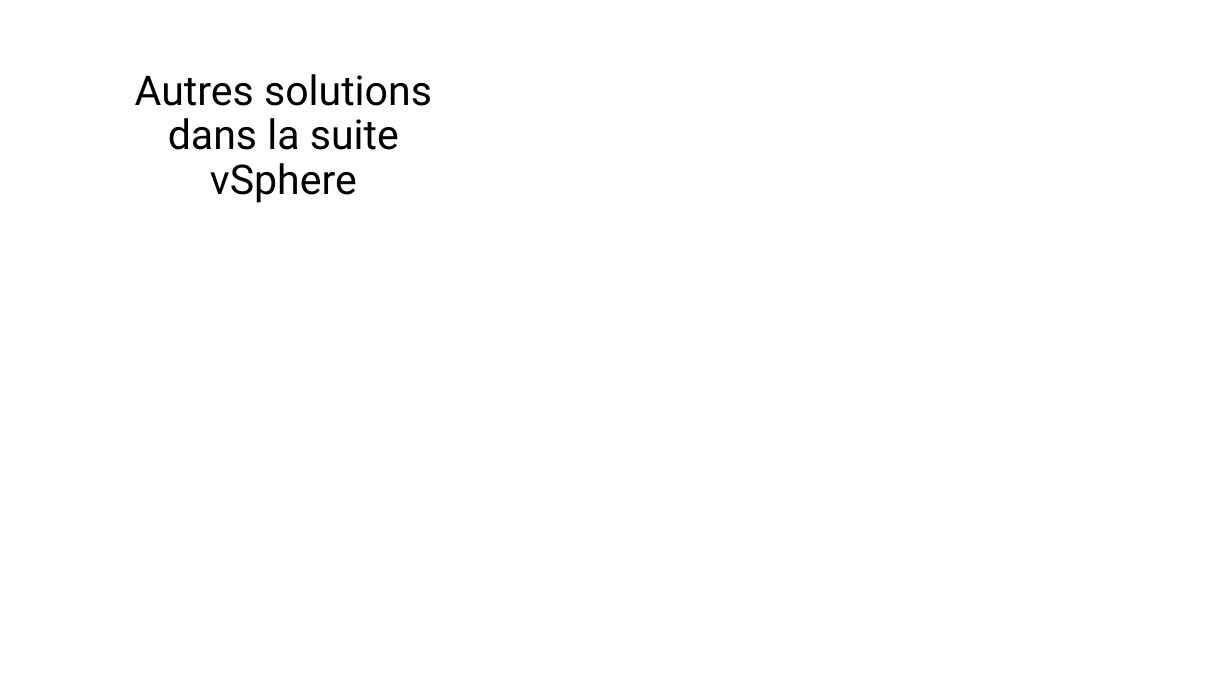
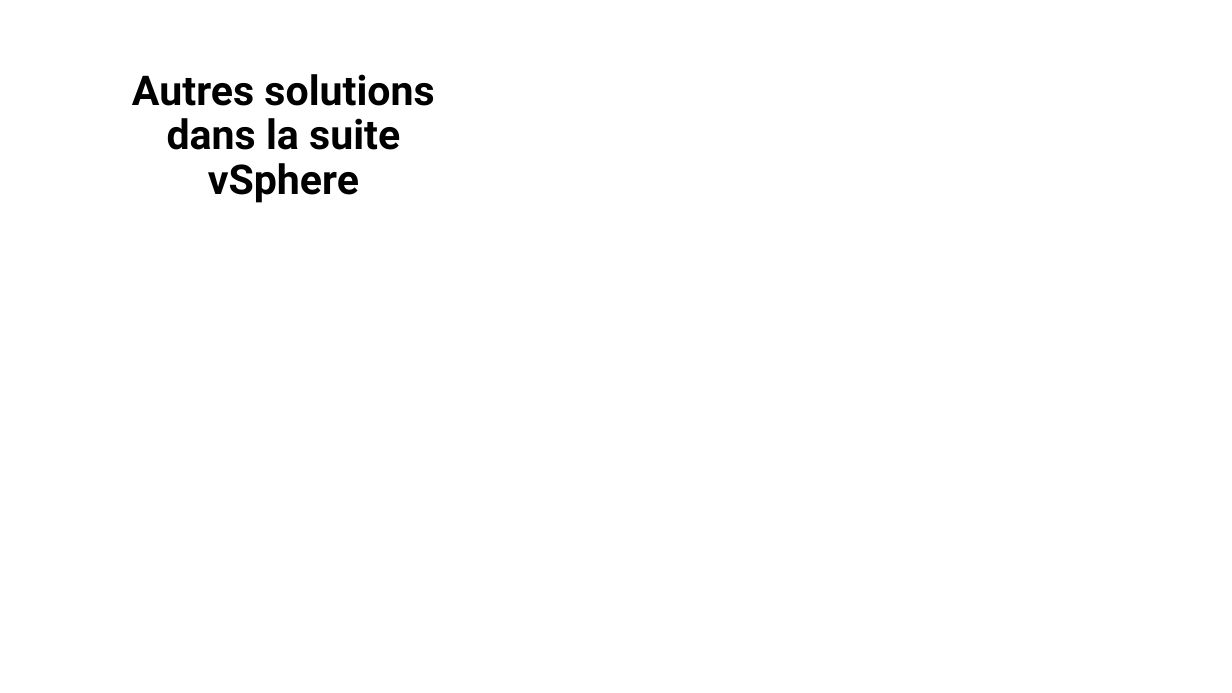
Before and after one commit to Vinc1347900/Stage_Henallux, a slide deck: slide 15 of TFE/DHAIMI_Vincent_PP_TFE.pptx. Drawn at 1232x693 pixels with LibreOffice and Linux fonts; fonts in the diff are those of the drawing. Boxes give left, top, right and bottom in pixels: in the first picture for what was removed or moved away, otherwise in the second. Text is boxed around its words. In the diff, an @@ line names an element or a change of style, - is before the commit and + after.

```diff
--- a/TFE/DHAIMI_Vincent_PP_TFE.pptx
+++ b/TFE/DHAIMI_Vincent_PP_TFE.pptx
@@ title "Autres solutions dans la suite ..." at [132, 74, 434, 203]: bold on @@
```
Also in this commit, not shown: 11 other slides changed, 4 other files.
